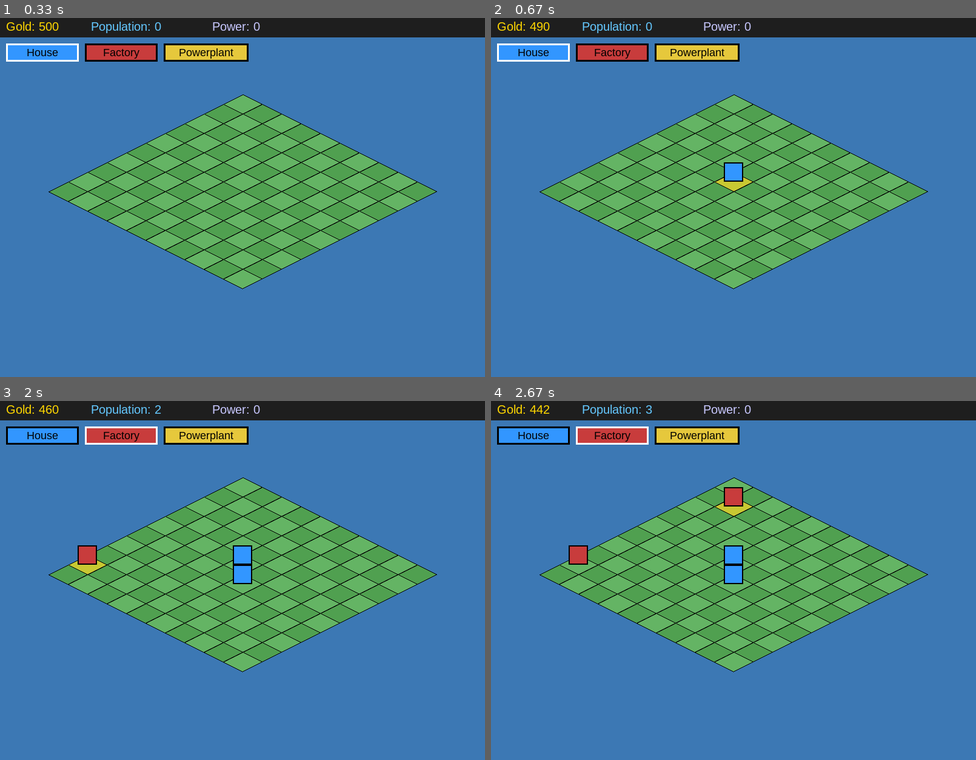
Above: before the commit, frames 1-4 (two rows, left to right).
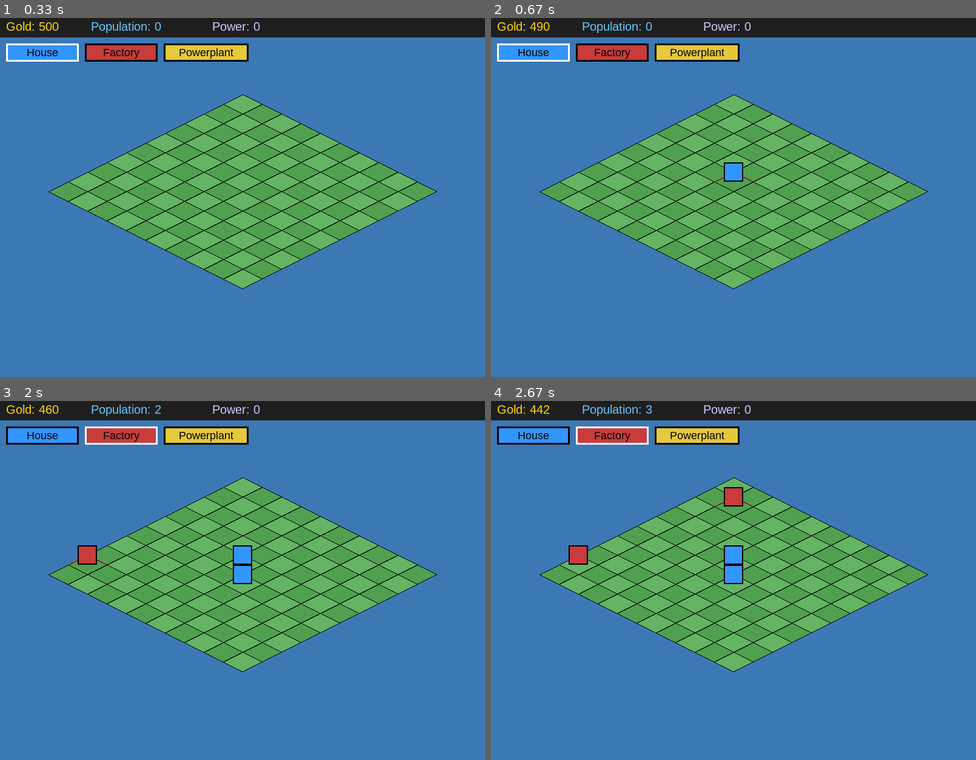
Above: after the commit, the same moments.

Repository: tdimnet/learn-pygame-by-doing
Game: pygame game, started from app.py
Same seed, same stepped clock (60 frames per second), same inputs: the game is played once before the commit and once after it.
Inputs (mouse positions are in pixels of both pictures, inside the frame that each line leads up to):
- Up to frame 1 (0.33 s): no input
- Up to frame 2 (0.67 s): click (733, 193) at 0.38 s
- Up to frame 3 (2 s): click (242, 602) at 0.72 s; click (92, 523) at 1.05 s; click (116, 444) at 1.38 s; click (67, 566) at 1.72 s
- Up to frame 4 (2.67 s): click (709, 673) at 2.05 s; click (718, 515) at 2.38 s

Frame 1 is identical in both runs. In frame 2, 0.1% of the frame differs, in the area x 46-55%, y 44-49%; in frame 3, 0.1%; in frame 4, 0.1%.

Commit message:
Draw outline if tile occupied or not

Diff:
--- a/app.py
+++ b/app.py
@@ -143,6 +143,19 @@
         surface.blit(text, (text_x, text_y))
 
 
+def draw_iso_outline(surface, gx, gy, offset, color, width=3):
+    iso_x, iso_y = grid_to_iso(gx, gy)
+    ox, oy = offset
+    cx, cy = iso_x + ox, iso_y + oy
+
+    top = (cx, cy - TILE_HEIGHT // 2)
+    right = (cx + TILE_WIDTH // 2, cy)
+    bottom = (cx, cy + TILE_HEIGHT // 2)
+    left = (cx - TILE_WIDTH // 2, cy)
+
+    pygame.draw.polygon(surface, color, [top, right, bottom, left], width)
+
+
 def main():
     pygame.init()
     screen = pygame.display.set_mode(size=(SCREEN_WIDTH, SCREEN_HEIGHT))
@@ -259,11 +272,14 @@
 
         for gx in range(GRID_WIDTH):
             for gy in range(GRID_HEIGHT):
-
-                # Update on hover
                 if gx == hover_gx and gy == hover_gy:
-                    color = (200, 200, 50)
-                # Draw the grid with different color
+                    if grid_data[gx][gy] == 0:
+                        draw_iso_outline(screen, gx, gy, offset, (255, 255,
+                                                                  255), 3)
+                    else:
+                        draw_iso_outline(screen, gx, gy,
+                                         offset, (255, 80, 80),
+                                         3)
                 else:
                     color = (100, 180, 100) if (gx + gy) % 2 == 0 else (80, 160, 80)
 
